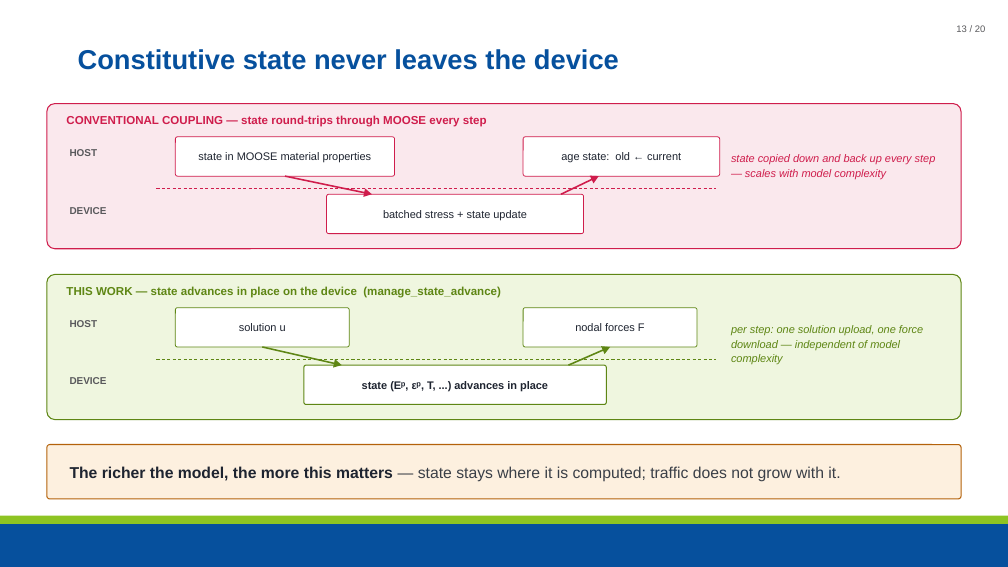
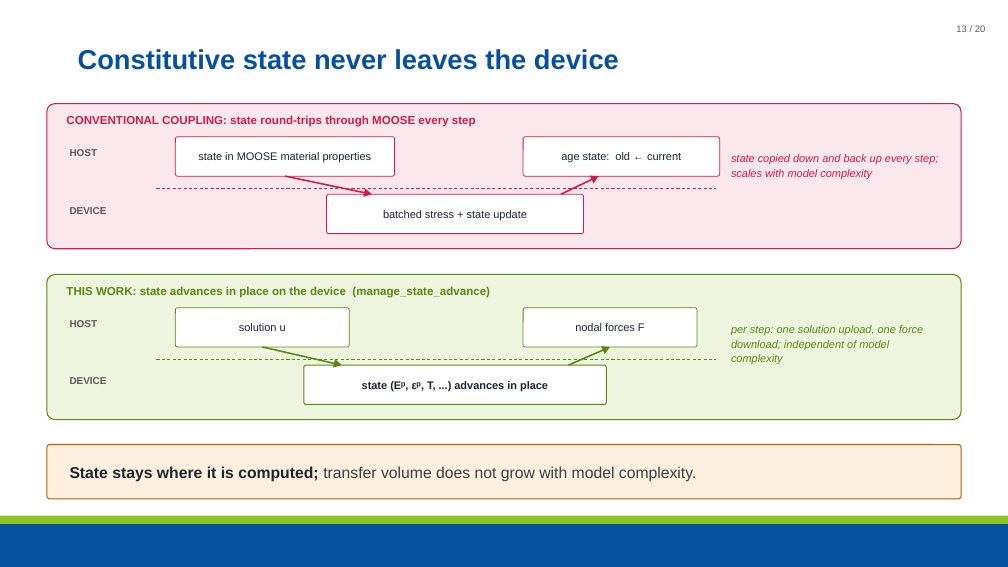
Before and after one commit to maxnezdyur/marlin, a slide deck: slide 13 of examples/impact/slide_assets/WCCM_NEML2_explicit_dynamics_v2.pptx. Drawn at 1008x567 pixels with LibreOffice and Linux fonts; fonts in the diff are those of the drawing; background and template pictures are left out. Boxes give left, top, right and bottom in pixels: in the first picture for what was removed or moved away, otherwise in the second. Text is boxed around its words. In the diff, an @@ line names an element or a change of style, - is before the commit and + after.

```diff
--- a/examples/impact/slide_assets/WCCM_NEML2_explicit_dynamics_v2.pptx
+++ b/examples/impact/slide_assets/WCCM_NEML2_explicit_dynamics_v2.pptx
@@ text at (x1=66, y1=115, x2=476, y2=127): text changed @@
-CONVENTIONAL COUPLING — state round-trips through MOOSE every step
+CONVENTIONAL COUPLING: state round-trips through MOOSE every step
@@ text at (x1=731, y1=154, x2=939, y2=179): text changed @@
-state copied down and back up every step — scales with model complexity
+state copied down and back up every step; scales with model complexity
@@ text at (x1=66, y1=286, x2=490, y2=298): text changed @@
-THIS WORK — state advances in place on the device (manage_state_advance)
+THIS WORK: state advances in place on the device (manage_state_advance)
@@ text at (x1=731, y1=325, x2=923, y2=365): text changed @@
-per step: one solution upload, one force download — independent of model complexity
+per step: one solution upload, one force download; independent of model complexity
@@ text at (x1=70, y1=466, x2=696, y2=482): text changed @@
-The richer the model, the more this matters — state stays where it is computed; traffic does not grow with it.
+State stays where it is computed; transfer volume does not grow with model complexity.
```
Also in this commit, not shown: 17 other slides changed, 1 other file.
